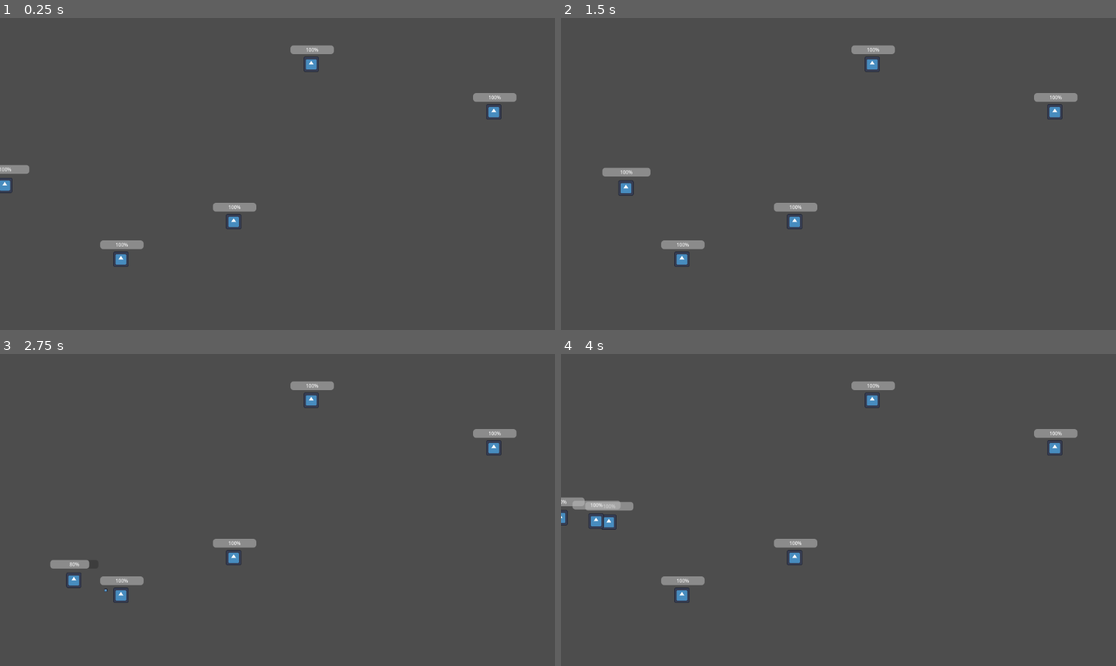
Above: before the commit, frames 1-4 (two rows, left to right).
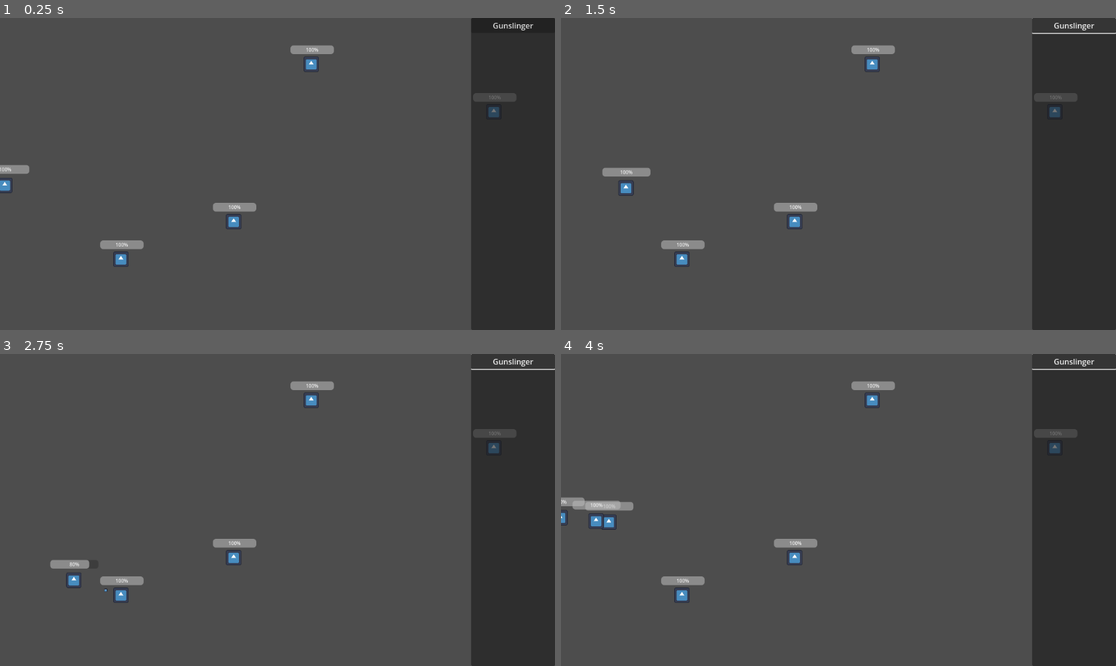
Above: after the commit, the same moments.

Repository: TheSmileyDroid/gunslingers
Game: Godot game, scene res://scenes/game.tscn
The game is run twice, just before and just after one commit, with the same random seed, the same clock (stepped at 60 frames per second) and the same inputs. The engine's default icon, where the game draws it, is replaced by a stand-in: a white triangle on a blue panel in a dark square.
Inputs (mouse positions are in pixels of both pictures, inside the frame that each line leads up to):
- Up to frame 1 (0.25 s): no input
- Up to frame 2 (1.5 s): click (1071, 24) at 0.5 s, where only the run after the commit has a clickable "Gunslinger"; click (1071, 24) at 1.25 s, where only the run after the commit has a clickable "Gunslinger"
- Up to frame 3 (2.75 s): click (510, 360) at 2 s, where only the run after the commit has a clickable "Gunslinger"
- Up to frame 4 (4 s): tap Enter (ui_accept) at 2.75, 3.02, 3.77 s

The runs differ from the first frame. In frame 1, 15% of the frame differs, in the area x 84-100%, y 0-100%; in frame 2, 14%; in frame 3, 14%; in frame 4, 14%.

Commit message:
feat: Adiciona interface de usuário com painel e botões ao jogo

Diff:
--- a/scenes/game.tscn
+++ b/scenes/game.tscn
@@ -1,6 +1,11 @@
-[gd_scene load_steps=2 format=3 uid="uid://dbhi8i1hbcyot"]
+[gd_scene load_steps=3 format=3 uid="uid://dbhi8i1hbcyot"]
 
 [ext_resource type="Script" path="res://scripts/game_manager.gd" id="1_86755"]
+[ext_resource type="PackedScene" uid="uid://c2pvjpt5f1vxb" path="res://scenes/ui.tscn" id="2_mw3pj"]
 
 [node name="Game" type="Node2D"]
 script = ExtResource("1_86755")
+
+[node name="CanvasLayer" type="CanvasLayer" parent="."]
+
+[node name="Ui" parent="CanvasLayer" instance=ExtResource("2_mw3pj")]
--- /dev/null
+++ b/scenes/ui.tscn
@@ -0,0 +1,32 @@
+[gd_scene format=3 uid="uid://c2pvjpt5f1vxb"]
+
+[node name="Ui" type="Control"]
+layout_mode = 3
+anchors_preset = 15
+anchor_right = 1.0
+anchor_bottom = 1.0
+grow_horizontal = 2
+grow_vertical = 2
+
+[node name="PanelContainer" type="PanelContainer" parent="."]
+layout_mode = 1
+anchors_preset = 11
+anchor_left = 1.0
+anchor_right = 1.0
+anchor_bottom = 1.0
+offset_left = -174.0
+grow_horizontal = 0
+grow_vertical = 2
+
+[node name="ScrollContainer" type="ScrollContainer" parent="PanelContainer"]
+layout_mode = 2
+
+[node name="VBoxContainer" type="VBoxContainer" parent="PanelContainer/ScrollContainer"]
+layout_mode = 2
+size_flags_horizontal = 3
+size_flags_vertical = 2
+alignment = 1
+
+[node name="Button" type="Button" parent="PanelContainer/ScrollContainer/VBoxContainer"]
+layout_mode = 2
+text = "Gunslinger"
